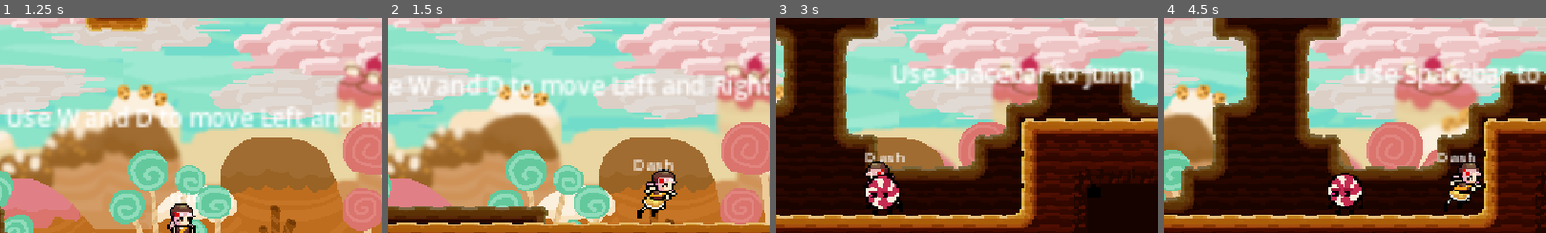
Above: before the commit, frames 1-4 (left to right).
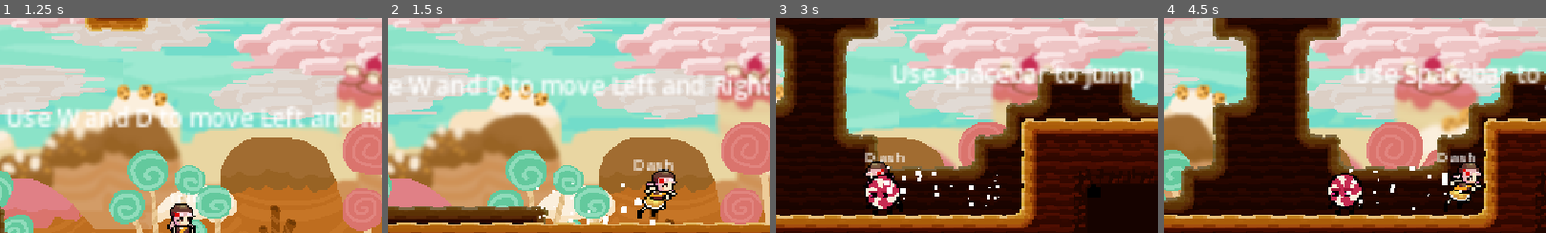
Above: after the commit, the same moments.

Repository: zowlorin/kuki-game
Game: Godot game, scene res://menus/main_menu.tscn
Same seed, same stepped clock (60 frames per second), same inputs: the game is played once before the commit and once after it.
Inputs (mouse positions are % of the whole screen's width and height, from its top left):
- Up to frame 1 (1.25 s): click "play" at 0.5 s
- Up to frame 2 (1.5 s): move the mouse to (72, 45) at 1.27 s; hold D (move_right) from 1.28 s (still down); tap Shift (dash) at 1.35 s; click (72, 45) at 1.42 s
- Up to frame 3 (3 s): tap Space (move_jump) at 1.52, 2.27 s; move the mouse to (30, 55) at 2.02 s; tap Shift (dash) at 2.1, 2.85 s; move the mouse to (60, 28) at 2.77 s; release D (move_right) at 2.78 s; hold A (move_left) from 2.78 s (still down)
- Up to frame 4 (4.5 s): move the mouse to (45, 70) at 3.52 s; release A (move_left) at 3.53 s; hold D (move_right) from 3.53 s (still down); tap Shift (dash) at 3.6, 4.35 s; click (45, 70) at 3.67 s; tap Space (move_jump) at 3.77 s; move the mouse to (80, 65) at 4.27 s
The pictures show only the part of the screen within x 26-76%, y 5-55%; the shares and areas given below are measured in that part.

Frame 1 is identical in both runs. In frame 2, 0.3% of the frame differs, in the area x 38-70%, y 76-97%; in frame 3, 0.4%, in the area x 28-59%, y 68-88%; in frame 4, 0.3%.

Commit message:
sprite state animations application

Diff:
--- a/gameplay/player.tscn
+++ b/gameplay/player.tscn
@@ -12,6 +12,7 @@
 [ext_resource type="Texture2D" uid="uid://fjyoetr8gb5u" path="res://assets/kuki/kukidash.png" id="8_1xfx0"]
 [ext_resource type="Texture2D" uid="uid://c0ofihnt2bfu4" path="res://assets/kuki/kukijump.png" id="9_ob5am"]
 [ext_resource type="Texture2D" uid="uid://c3nwumc35hlab" path="res://assets/kuki/kukifall.png" id="12_budjd"]
+[ext_resource type="Texture2D" uid="uid://dlvpcao17vsn8" path="res://assets/kuki/kukijump-old.png" id="13_86eyr"]
 
 [sub_resource type="Curve" id="Curve_onrkg"]
 _data = [Vector2(0, 1), 0.0, 0.0, 0, 0, Vector2(0.39320388, 1), 0.0, 0.0, 0, 0, Vector2(0.97959197, 0), 0.0, 0.0, 0, 0]
@@ -466,6 +467,14 @@
 atlas = ExtResource("9_ob5am")
 region = Rect2(64, 0, 32, 32)
 
+[sub_resource type="AtlasTexture" id="AtlasTexture_sjyi7"]
+atlas = ExtResource("13_86eyr")
+region = Rect2(32, 19, 32, 32)
+
+[sub_resource type="AtlasTexture" id="AtlasTexture_qaaio"]
+atlas = ExtResource("13_86eyr")
+region = Rect2(256, 19, 32, 32)
+
 [sub_resource type="AtlasTexture" id="AtlasTexture_ysoui"]
 atlas = ExtResource("3_jriu6")
 region = Rect2(0, 0, 30, 31)
@@ -581,6 +590,17 @@
 "speed": 5.0
 }, {
 "frames": [{
+"duration": 1.0,
+"texture": SubResource("AtlasTexture_sjyi7")
+}, {
+"duration": 1.0,
+"texture": SubResource("AtlasTexture_qaaio")
+}],
+"loop": 0,
+"name": &"stagger",
+"speed": 8.0
+}, {
+"frames": [{
 "duration": 0.5,
 "texture": SubResource("AtlasTexture_ysoui")
 }, {
@@ -612,6 +632,10 @@
 
 [sub_resource type="RectangleShape2D" id="RectangleShape2D_ysoui"]
 size = Vector2(5, 22)
+
+[sub_resource type="Curve" id="Curve_710pl"]
+_data = [Vector2(0, 1), 0.0, 0.0, 0, 0, Vector2(0.7458333, 0.49230766), 0.0, 0.0, 0, 0, Vector2(1, 0), 0.0, 0.0, 0, 0]
+point_count = 3
 
 [node name="Player" type="CharacterBody2D" unique_id=1561153767]
 collision_layer = 2
@@ -678,8 +702,7 @@
 texture_filter = 1
 position = Vector2(0, -15)
 sprite_frames = SubResource("SpriteFrames_710pl")
-animation = &"fall"
-frame_progress = 0.27060452
+animation = &"stagger"
 
 [node name="CollisionShape2D" type="CollisionShape2D" parent="." unique_id=741499986]
 position = Vector2(0, -11.5)
@@ -714,6 +737,19 @@
 process_callback = 0
 wait_time = 0.4
 one_shot = true
+
+[node name="DashParticles" type="CPUParticles2D" parent="Helpers" unique_id=750529141]
+emitting = false
+amount = 50
+lifetime = 0.25
+one_shot = true
+randomness = 0.05
+emission_shape = 3
+emission_rect_extents = Vector2(1, 12)
+gravity = Vector2(-980, 0)
+scale_amount_min = 0.0
+scale_amount_max = 3.0
+scale_amount_curve = SubResource("Curve_710pl")
 
 [node name="Health" type="Node2D" parent="." unique_id=1261244864]
 
--- a/handlers/camera_adjuster.gd
+++ b/handlers/camera_adjuster.gd
@@ -11,7 +11,7 @@
 
 @onready var shift_buffered: bool
 
-func _process(delta: float) -> void:
+func _process(_delta: float) -> void:
 	var curr_frame: float = Time.get_unix_time_from_system()
 
 	if Input.is_action_just_pressed("up") or Input.is_action_just_pressed("down") or shift_buffered:
@@ -27,7 +27,7 @@
 		return_frame = Time.get_unix_time_from_system()
 		curr_shift = $"../../World/Camera2D".offset.y
 
-	var shift_direction: float = Input.get_axis("up", "down")
+	shift_direction = Input.get_axis("up", "down")
 
 	if abs(shift_direction) > 0 and not shift_buffered:
 		$"../../World/Camera2D".offset.y = shift_direction * shift_curve.sample((curr_frame - shift_frame)) * pixel_shift
--- a/states/player_states/dash_state.gd
+++ b/states/player_states/dash_state.gd
@@ -1,6 +1,9 @@
 extends State
 
 class_name PlayerDash
+
+@export var particle_gravity: float = 980.0
+@export var emission_offset := Vector2(0, -12)
 
 @onready var player: CharacterBody2D = owner
 @onready var state_machine: StateMachine = get_parent()
@@ -10,14 +13,22 @@
 		state_machine.transition_to(state_machine.prev_state.name)
 		return
 
+	player.helpers.get_node("DashParticles").global_position = player.global_position + emission_offset
+	player.helpers.get_node("DashParticles").emitting = true
+
 	player.get_node("AnimatedSprite2D").play("dash")
 	player.dash_frame = Time.get_unix_time_from_system()
 
-func physics_update(delta: float) -> void:
+func exit() -> void:
+	player.helpers.get_node("DashParticles").emitting = false
+
+func physics_update(_delta: float) -> void:
 	var curr_frame = Time.get_unix_time_from_system()
 
 	player.get_node("Hurtbox").get_child(0).set_deferred("disabled", true)
 	player.move_dash = player.prev_direction * player.dash_speed
+	player.helpers.get_node("DashParticles").gravity.x = -player.prev_direction * particle_gravity
+	player.helpers.get_node("DashParticles").global_position = player.global_position + emission_offset
 	player.helpers.get_node("DashInvinciblity").start()
 	player.can_dash = false
 
--- a/states/player_states/fall_state.gd
+++ b/states/player_states/fall_state.gd
@@ -4,12 +4,35 @@
 
 @onready var player: CharacterBody2D = owner
 @onready var state_machine: StateMachine = get_parent()
+@onready var sprite: AnimatedSprite2D = player.get_node("AnimatedSprite2D")
+
+@onready var stagger: bool = false
 
 func enter() -> void:
-	player.get_node("AnimatedSprite2D").play("fall")
+	sprite.play("fall")
 	player.fall_frame = Time.get_unix_time_from_system()
 
-func physics_update(delta: float) -> void:
+func exit() -> void:
+	self.name = "Fall"
+	if (sprite.animation_finished.is_connected(_on_animation_finish)):
+		sprite.animation_finished.disconnect(_on_animation_finish)
+
+func physics_update(_delta: float) -> void:
+	if player.is_on_floor():
+		if !(sprite.animation_finished.is_connected(_on_animation_finish)):
+			sprite.animation_finished.connect(_on_animation_finish)
+
+		if sprite.animation != "stagger":
+			sprite.stop()
+			sprite.play("stagger")
+			self.name = "Stagger"
+			stagger = true
+
+	# idk abt this; required to show land anim but breaks p6
+	#if stagger:
+		#player.move_speed = 0
+		#return
+
 	if player.is_on_floor() and (player.move_speed > 0):
 		state_machine.transition_to("Walk")
 	elif (player.is_on_floor() or player.on_coyote) and Input.is_action_just_pressed("move_jump"):
@@ -22,3 +45,10 @@
 	var curr_frame = Time.get_unix_time_from_system()
 
 	player.velocity.y = (1 - (player.fall_curve.sample((curr_frame - player.fall_frame) / player.fall_duration))) * player.fall_speed
+
+func update(_delta: float) -> void:
+	sprite.flip_h = player.prev_direction < 0
+
+func _on_animation_finish() -> void:
+	self.name = "Fall"
+	stagger = false
--- a/states/player_states/idle_state.gd
+++ b/states/player_states/idle_state.gd
@@ -9,7 +9,7 @@
 	player.get_node("AnimatedSprite2D").play("idle")
 	player.decel_frame = Time.get_unix_time_from_system()
 
-func physics_update(delta: float) -> void:
+func physics_update(_delta: float) -> void:
 	var curr_frame = Time.get_unix_time_from_system()
 	var move_direction = Input.get_axis("move_left", "move_right")
 
@@ -23,3 +23,6 @@
 		state_machine.transition_to("Dash")
 
 	player.velocity.y = (1 - (player.fall_curve.sample((curr_frame - player.fall_frame) / player.fall_duration))) * player.fall_speed
+
+func update(_delta: float) -> void:
+	player.get_node("AnimatedSprite2D").flip_h = player.prev_direction < 0
--- a/states/player_states/jump_state.gd
+++ b/states/player_states/jump_state.gd
@@ -4,12 +4,25 @@
 
 @onready var player: CharacterBody2D = owner
 @onready var state_machine: StateMachine = get_parent()
+@onready var sprite : AnimatedSprite2D = player.get_node("AnimatedSprite2D")
+
+@onready var charging: bool = true
 
 func enter() -> void:
-	player.get_node("AnimatedSprite2D").play("jump")
+	charging = true
+	self.name = "Stagger"
+	sprite.play_backwards("stagger")
+	if !(sprite.animation_finished.is_connected(_on_animation_finish)):
+		sprite.animation_finished.connect(_on_animation_finish)
+
 	player.jump_frame = Time.get_unix_time_from_system()
 
-func physics_update(delta: float) -> void:
+func exit() -> void:
+	self.name = "Jump"
+	if (sprite.animation_finished.is_connected(_on_animation_finish)):
+		sprite.animation_finished.disconnect(_on_animation_finish)
+
+func physics_update(_delta: float) -> void:
 	if Input.is_action_just_pressed("dash"):
 		state_machine.transition_to("Dash")
 	elif player.is_on_floor() and (Input.is_action_just_pressed("move_left") or Input.is_action_just_pressed("move_right")):
@@ -24,3 +37,11 @@
 
 	player.on_coyote = false
 	player.helpers.get_node("CoyoteTimer").stop()
+
+func update(_delta: float) -> void:
+	sprite.flip_h = player.prev_direction < 0
+
+func _on_animation_finish() -> void:
+	self.name = "Jump"
+	sprite.play("jump")
+	charging = false
--- a/states/player_states/walk_state.gd
+++ b/states/player_states/walk_state.gd
@@ -14,7 +14,7 @@
 	if abs(move_direction) <= 0:
 		player.accel_frame = Time.get_unix_time_from_system()
 
-func physics_update(delta: float) -> void:
+func physics_update(_delta: float) -> void:
 	move_direction = Input.get_axis("move_left", "move_right")
 
 	if not player.is_on_floor():
@@ -31,4 +31,4 @@
 	player.move_speed = player.accel_curve.sample((curr_frame - player.accel_frame) / player.accel_duration) * player.max_speed
 
 func update(_delta: float) -> void:
-	player.get_node("AnimatedSprite2D").flip_h = player.velocity.x < 0
+	player.get_node("AnimatedSprite2D").flip_h = move_direction < 0
Binary file added: assets/kuki/kukijump-old.png
Not shown, added: assets/kuki/kukijump-old.png.import
